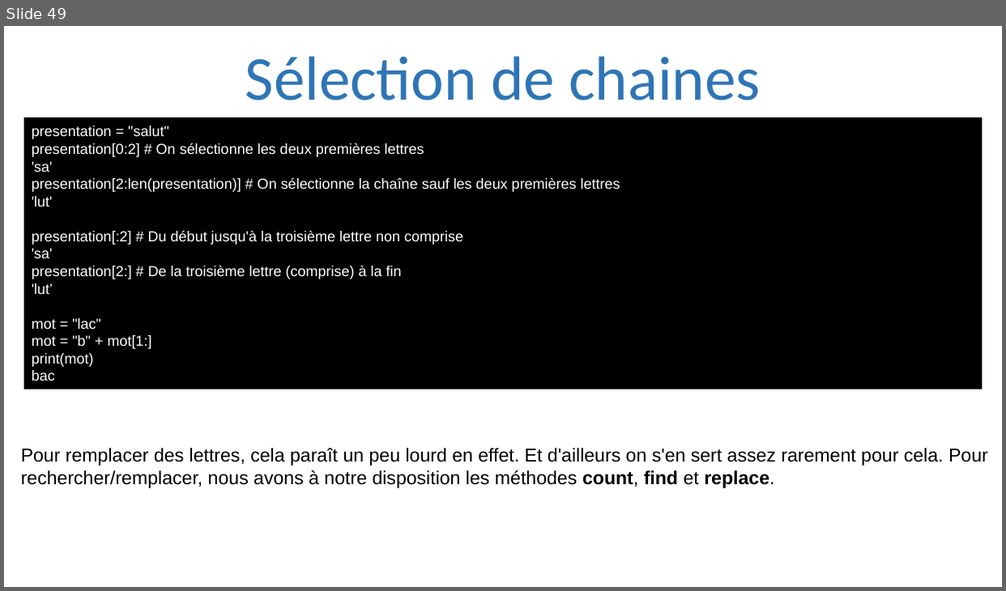
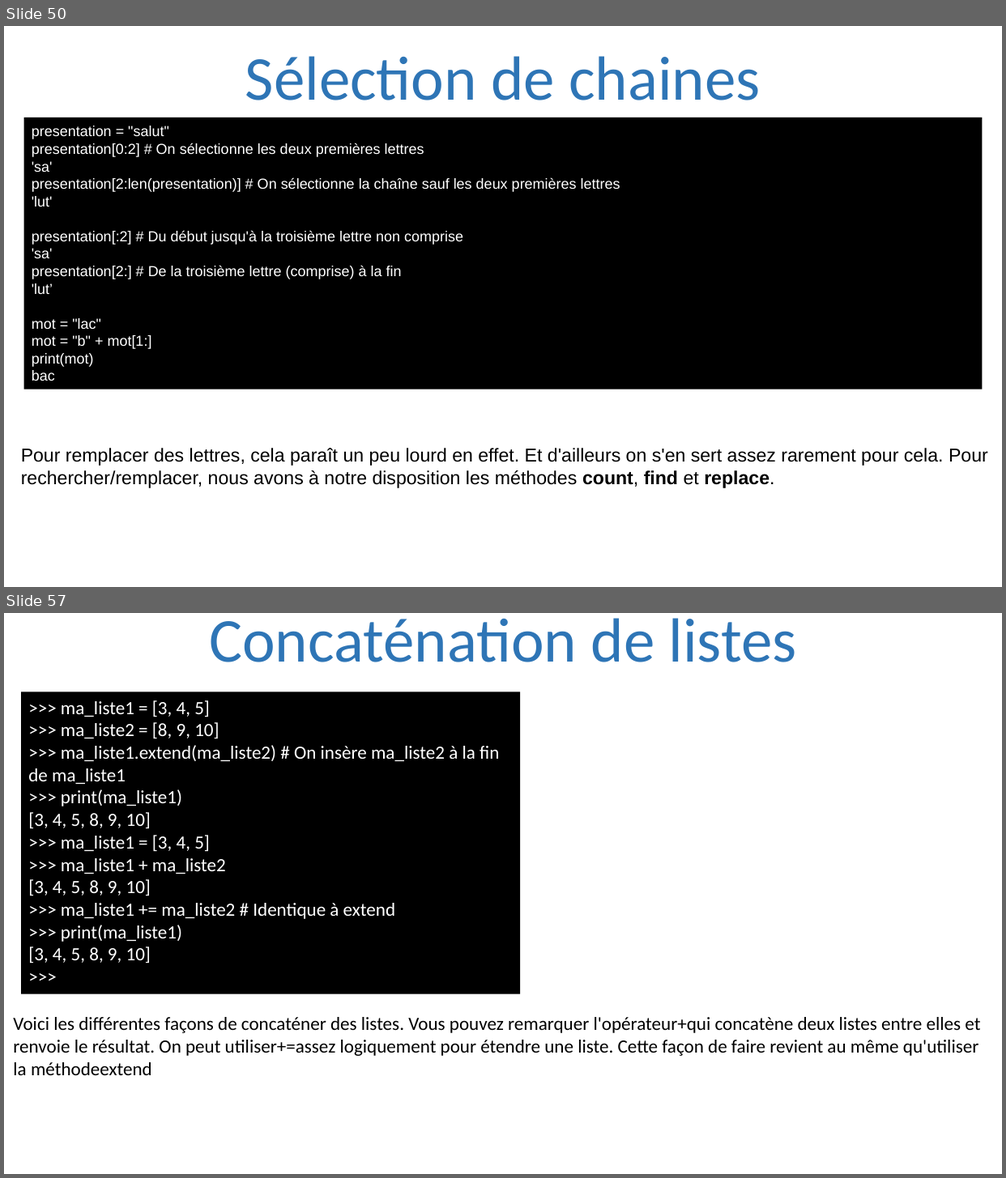
Before and after one commit to julienPalleau/PythonDoc, a slide deck: Python-resume.pptx. Shown one above the other, each under a label of ours: slide 49 before the commit, slides 50 and 57 after it; the slides between them are not shown. The pictures are 1006x591 and 1006x1178 pixels, drawn with LibreOffice and Linux fonts; fonts in the diff are those of the drawing. Boxes give left, top, right and bottom in pixels: in the first picture for what was removed or moved away, otherwise in the second. Text is boxed around its words. In the diff, an @@ line names an element or a change of style, - is before the commit and + after.

Commit message:
fin de creer des listes et des tuples

```diff
--- a/Python-resume.pptx
+++ b/Python-resume.pptx
@@ slide 57 added at (4, 613, 1002, 1174), background #FFFFFF @@
@@ title added at (209, 618, 797, 662), 60 pt, text #2E75B6 @@
+Concaténation de listes
@@ rectangle added at (21, 692, 521, 994), fill #000000, 18 pt, text #FFFFFF @@
+>>> ma_liste1 = [3, 4, 5]
+>>> ma_liste2 = [8, 9, 10]
+>>> ma_liste1.extend(ma_liste2) # On insère ma_liste2 à la fin de ma_liste1
+>>> print(ma_liste1)
+[3, 4, 5, 8, 9, 10]
+>>> ma_liste1 = [3, 4, 5]
+>>> ma_liste1 + ma_liste2
+[3, 4, 5, 8, 9, 10]
+>>> ma_liste1 += ma_liste2 # Identique à extend
+>>> print(ma_liste1)
+[3, 4, 5, 8, 9, 10]
+>>>
@@ text added at (13, 1017, 980, 1076), 18 pt, text #000000 @@
+Voici les différentes façons de concaténer des listes. Vous pouvez remarquer l'opérateur+qui concatène deux listes entre elles et renvoie le résultat. On peut utiliser+=assez logiquement pour étendre une liste. Cette façon de faire revient au même qu'utiliser la méthodeextend
@@ what was slide 49 is now slide 50 @@
```
Also in this commit, not shown: 8 slides changed, 23 other slides added.
